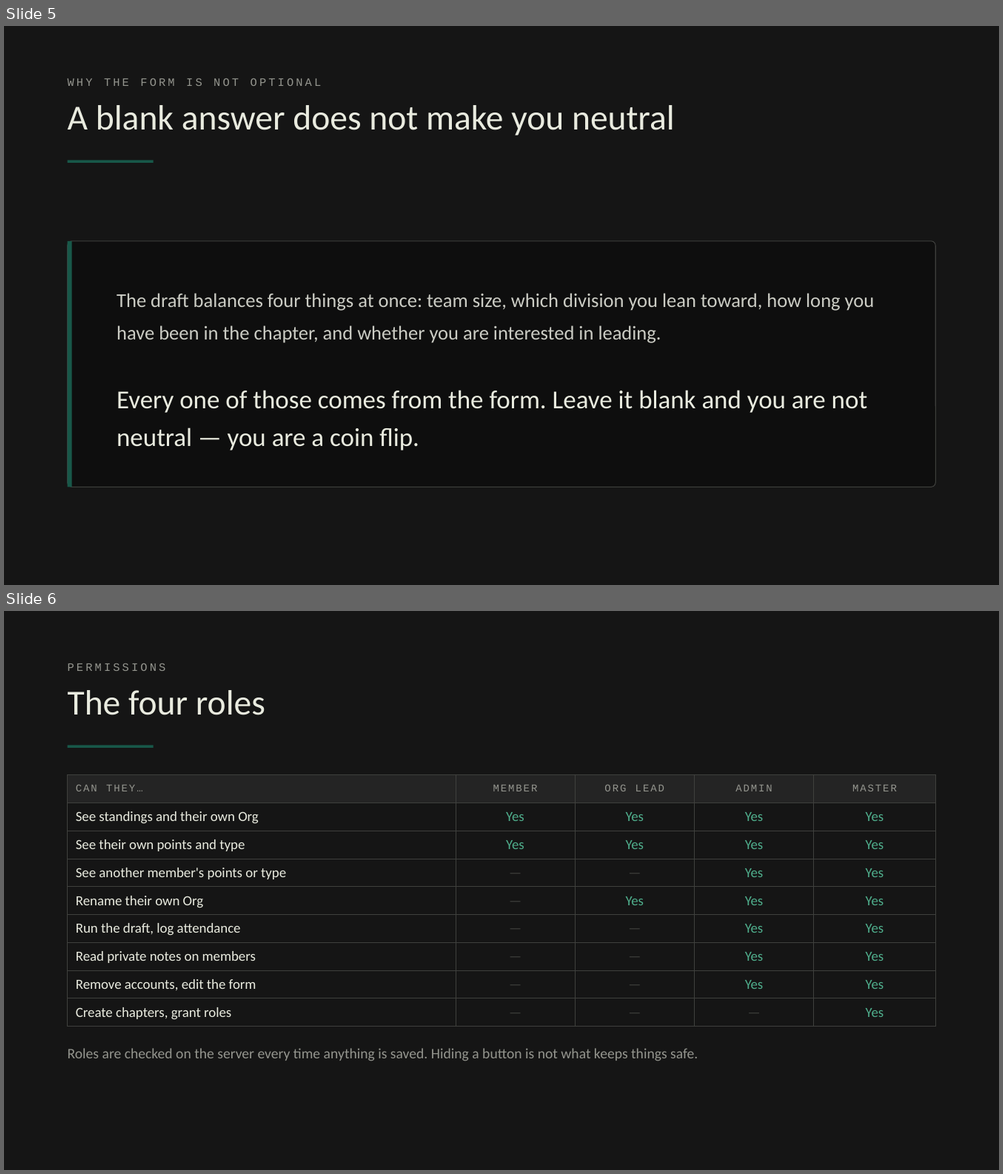
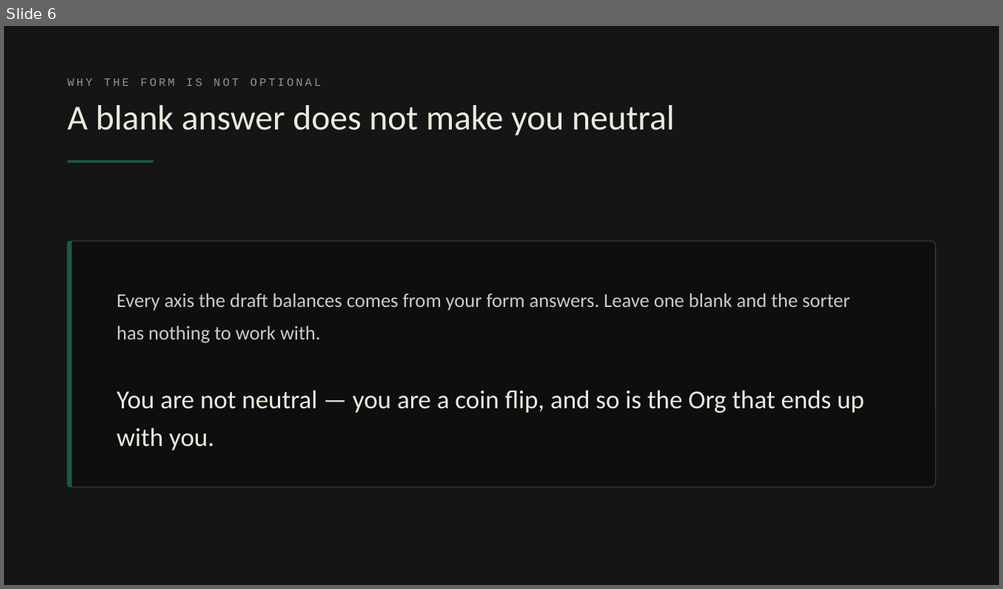
Before and after one commit to Slifronic/org-draft, a slide deck: slides/PBL-orientation.pptx. Shown one above the other, each under a label of ours: slides 5 and 6 before the commit, slide 6 after it. The pictures are 1003x1174 and 1003x589 pixels, drawn with LibreOffice and Linux fonts; fonts in the diff are those of the drawing. Boxes give left, top, right and bottom in pixels: in the first picture for what was removed or moved away, otherwise in the second. Text is boxed around its words. In the diff, an @@ line names an element or a change of style, - is before the commit and + after.

```diff
--- a/slides/PBL-orientation.pptx
+++ b/slides/PBL-orientation.pptx
@@ slide 6 removed at (4, 611, 999, 1170), background #151515 @@
@@ text removed at (68, 664, 166, 671) @@
-PERMISSIONS
@@ text removed at (68, 690, 265, 715) @@
-The four roles
@@ rectangle removed at (68, 745, 153, 749) @@
@@ table removed at (68, 775, 935, 1023), 9 rows, 5 columns @@
-CAN THEY… | MEMBER | ORG LEAD | ADMIN | MASTER
-See standings and their own Org | Yes | Yes | Yes | Yes
-See their own points and type | Yes | Yes | Yes | Yes
-See another member's points or type | — | — | Yes | Yes
-Rename their own Org | — | Yes | Yes | Yes
-Run the draft, log attendance | — | — | Yes | Yes
-Read private notes on members | — | — | Yes | Yes
-Remove accounts, edit the form | — | — | Yes | Yes
-Create chapters, grant roles | — | — | — | Yes
@@ text removed at (68, 1048, 697, 1062) @@
-Roles are checked on the server every time anything is saved. Hiding a button is not what keeps things safe.
@@ what was slide 5 is now slide 6 @@
@@ slide 6 changed as well @@
@@ text at (116, 293, 850, 343): text changed @@
-The draft balances four things at once: team size, which division you lean toward, how long you have been in the chapter, and whether you are interested in leading.
+Every axis the draft balances comes from your form answers. Leave one blank and the sorter has nothing to work with.
@@ text at (116, 390, 864, 451): text changed @@
-Every one of those comes from the form. Leave it blank and you are not neutral — you are a coin flip.
+You are not neutral — you are a coin flip, and so is the Org that ends up with you.
```
Also in this commit, not shown: 7 other slides changed, 8 slides added, 7 other slides removed, 4 other files.
